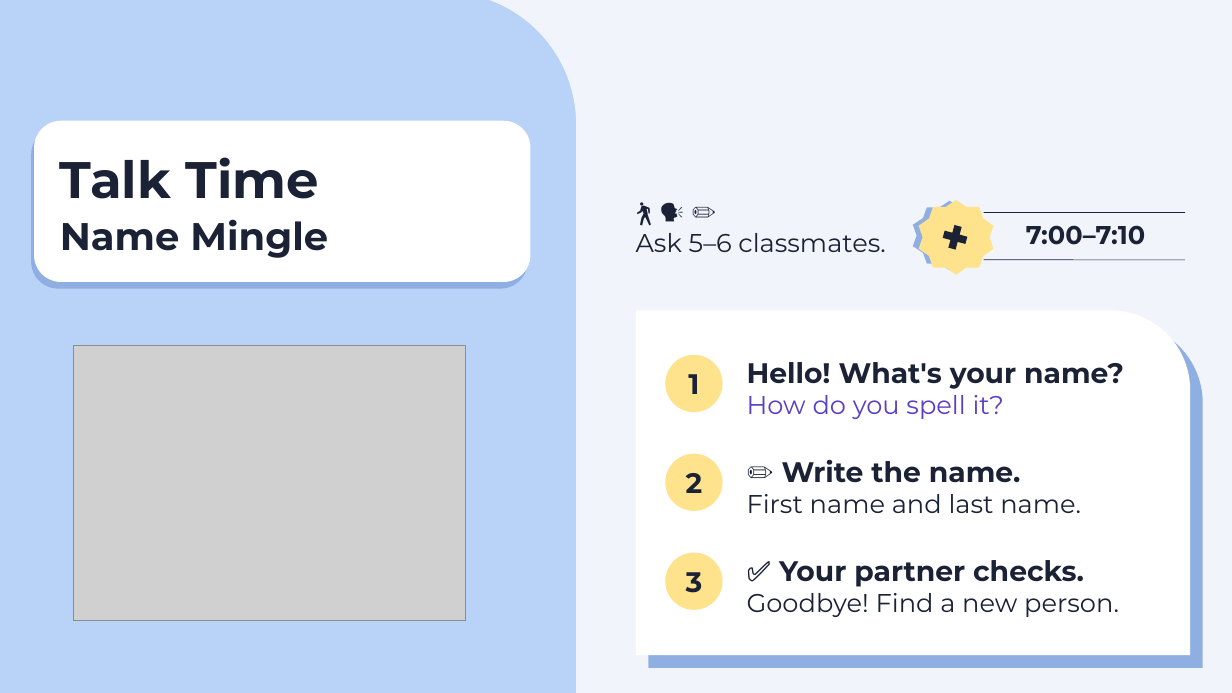
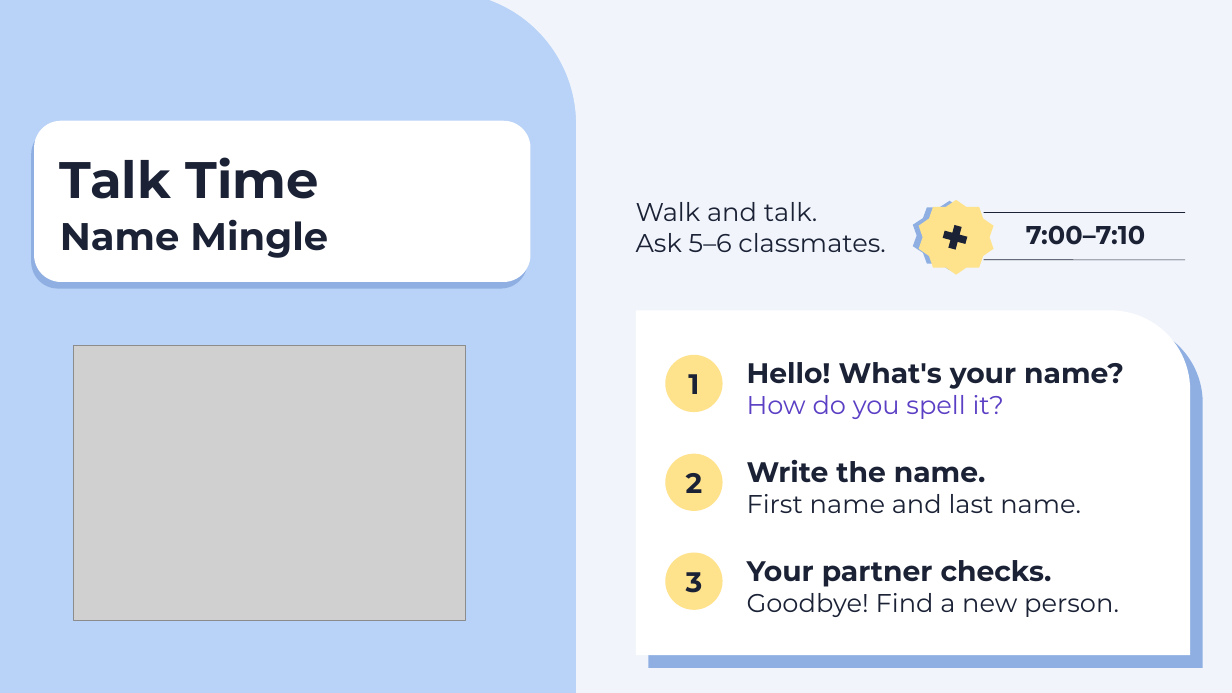
Before and after one commit to sdpursley/ESL-Curriculum, a slide deck: slide 17 of level1/slides/Level1_Lesson1_Slides.pptx. Drawn at 1232x693 pixels with LibreOffice and Linux fonts; fonts in the diff are those of the drawing; grey boxes stand for pictures. Boxes give left, top, right and bottom in pixels: in the first picture for what was removed or moved away, otherwise in the second. Text is boxed around its words. In the diff, an @@ line names an element or a change of style, - is before the commit and + after.

```diff
--- a/level1/slides/Level1_Lesson1_Slides.pptx
+++ b/level1/slides/Level1_Lesson1_Slides.pptx
@@ text at [636,202,818,221]: text changed @@
-🚶 🗣️ ✏️
+Walk and talk.
@@ text at [747,459,986,483]: text changed @@
-✏️ Write the name.
+Write the name.
@@ text at [747,560,1052,587]: text changed @@
-✅ Your partner checks.
+Your partner checks.
```
Also in this commit, not shown: 12 other slides changed, 2 other files.
